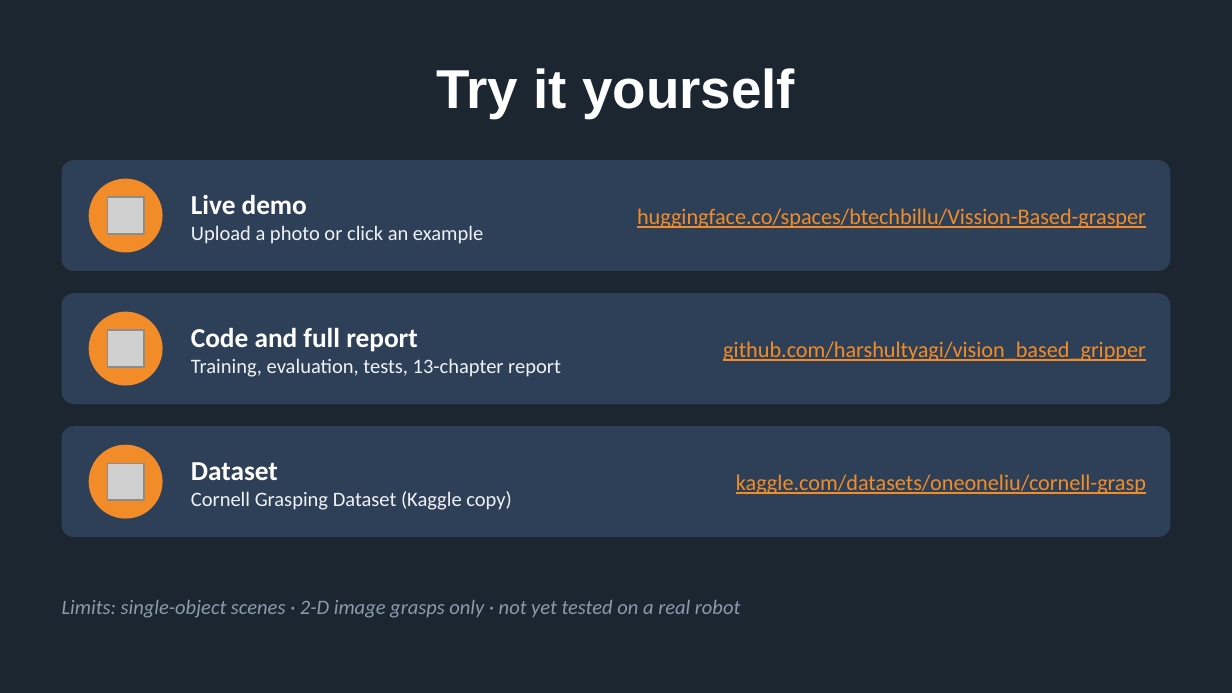
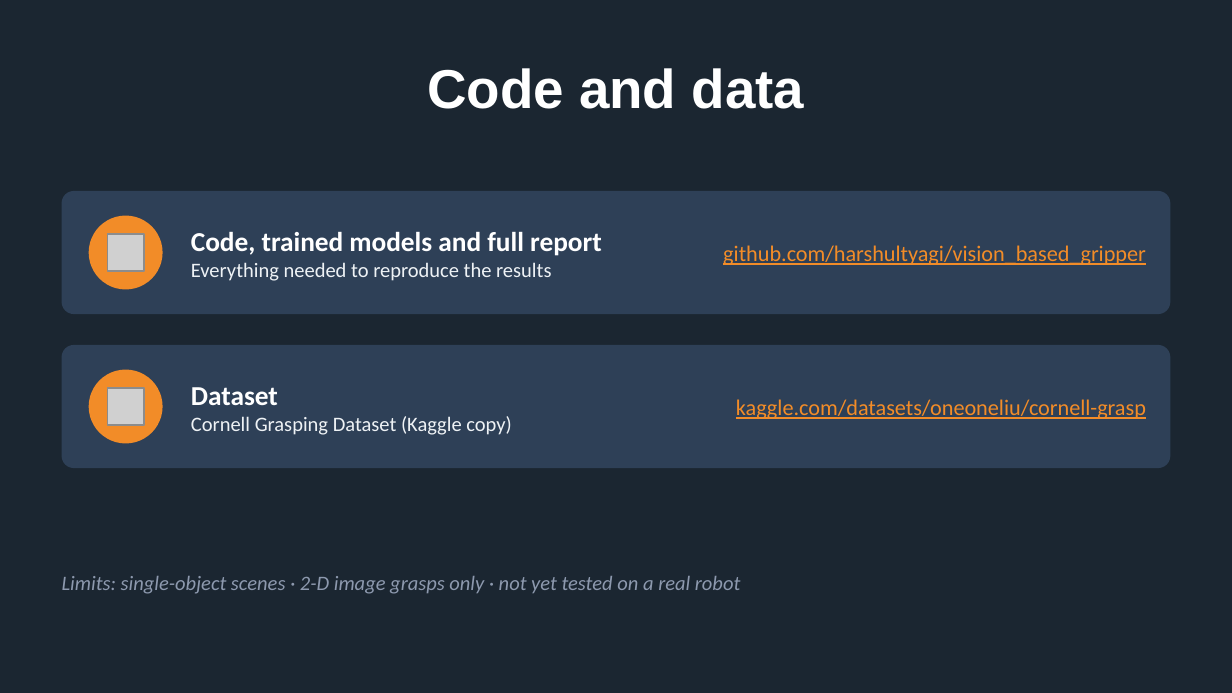
Before and after one commit to harshultyagi/vision_based_gripper, a slide deck: slide 7 of docs/presentation/Vision_Based_Grasp_Planner.pptx. Drawn at 1232x693 pixels with LibreOffice and Linux fonts; fonts in the diff are those of the drawing; grey boxes stand for pictures. Boxes give left, top, right and bottom in pixels: in the first picture for what was removed or moved away, otherwise in the second. Text is boxed around its words. In the diff, an @@ line names an element or a change of style, - is before the commit and + after.

```diff
--- a/docs/presentation/Vision_Based_Grasp_Planner.pptx
+++ b/docs/presentation/Vision_Based_Grasp_Planner.pptx
@@ title at (x1=427, y1=68, x2=805, y2=109): text changed @@
-Try it yourself
+Code and data
@@ rounded rectangle resized from (x1=62, y1=160, x2=1170, y2=271) to (x1=62, y1=191, x2=1170, y2=314) @@
@@ rounded rectangle at (x1=62, y1=191, x2=1170, y2=314): proportions changed @@
@@ picture removed at (x1=107, y1=197, x2=144, y2=234) @@
@@ text "github.com/harshultyagi/vision_based_gripper" moved from (x1=723, y1=341, x2=1146, y2=361) to (x1=723, y1=245, x2=1146, y2=265) @@
@@ text removed at (x1=637, y1=208, x2=1146, y2=228) @@
-huggingface.co/spaces/btechbillu/Vission-Based-grasper
@@ ellipse moved from (x1=89, y1=179, x2=163, y2=253) to (x1=89, y1=216, x2=163, y2=290) @@
@@ picture moved from (x1=107, y1=330, x2=144, y2=367) to (x1=107, y1=234, x2=144, y2=271) @@
@@ text at (x1=191, y1=232, x2=602, y2=281): text changed @@
-Live demo
-Upload a photo or click an example
+Code, trained models and full report
+Everything needed to reproduce the results
@@ text removed at (x1=191, y1=328, x2=561, y2=377) @@
-Code and full report
-Training, evaluation, tests, 13-chapter report
@@ rounded rectangle at (x1=62, y1=345, x2=1170, y2=468): proportions changed @@
@@ rounded rectangle resized from (x1=62, y1=293, x2=1170, y2=404) to (x1=62, y1=345, x2=1170, y2=468) @@
@@ ellipse moved from (x1=89, y1=312, x2=163, y2=386) to (x1=89, y1=370, x2=163, y2=444) @@
@@ picture moved from (x1=107, y1=463, x2=144, y2=500) to (x1=107, y1=388, x2=144, y2=425) @@
@@ text "Dataset" moved from (x1=191, y1=462, x2=511, y2=510) to (x1=191, y1=387, x2=511, y2=435) @@
@@ text "kaggle.com/datasets/oneoneliu/cornell-grasp" moved from (x1=736, y1=474, x2=1146, y2=494) to (x1=736, y1=399, x2=1146, y2=419) @@
@@ rounded rectangle removed at (x1=62, y1=426, x2=1170, y2=537) @@
@@ ellipse removed at (x1=89, y1=445, x2=163, y2=519) @@
@@ text "Limits: single-object scenes · 2-D ..." moved from (x1=62, y1=600, x2=740, y2=618) to (x1=62, y1=576, x2=740, y2=594) @@
```
Also in this commit, not shown: 1 slide added, 4 other files.
